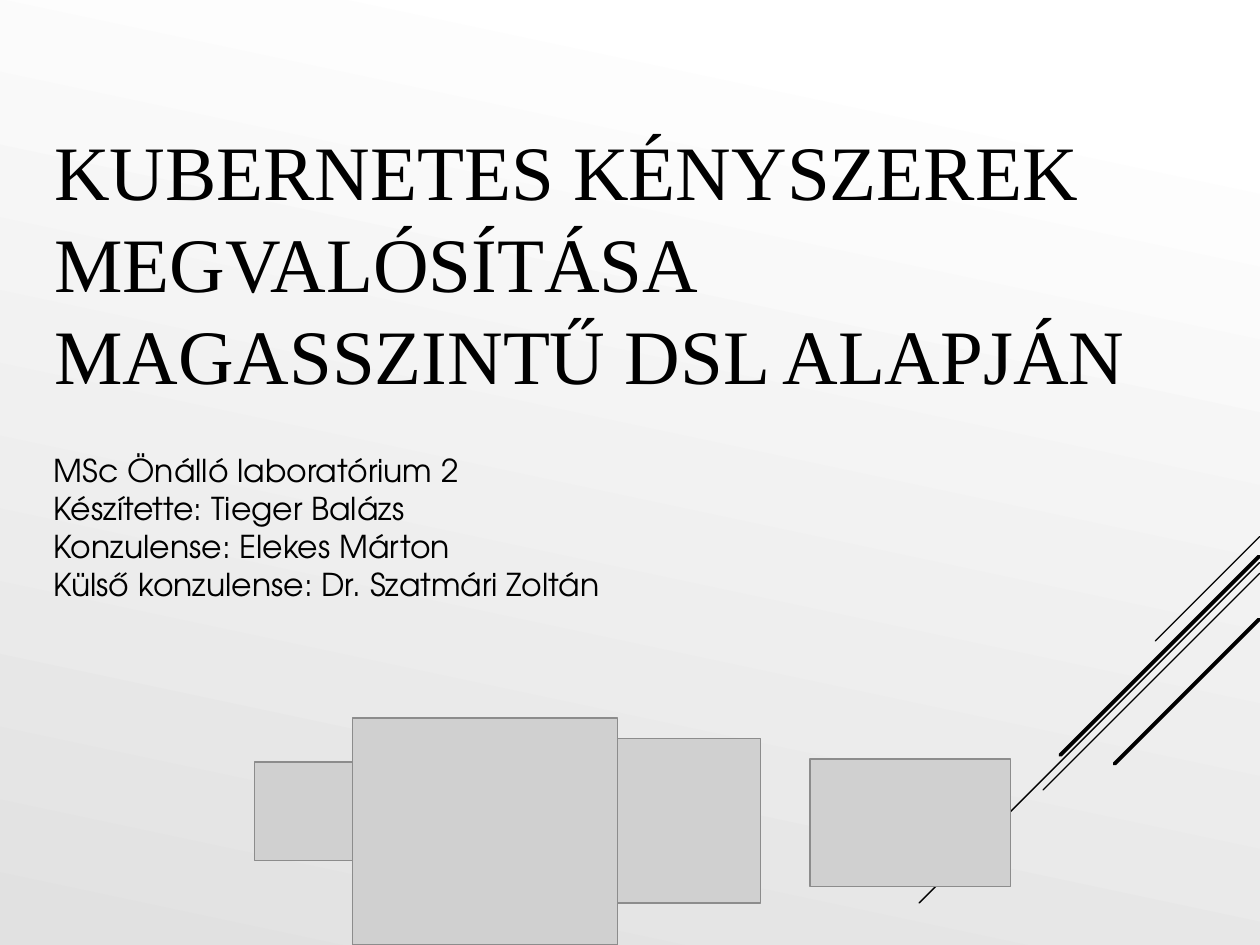
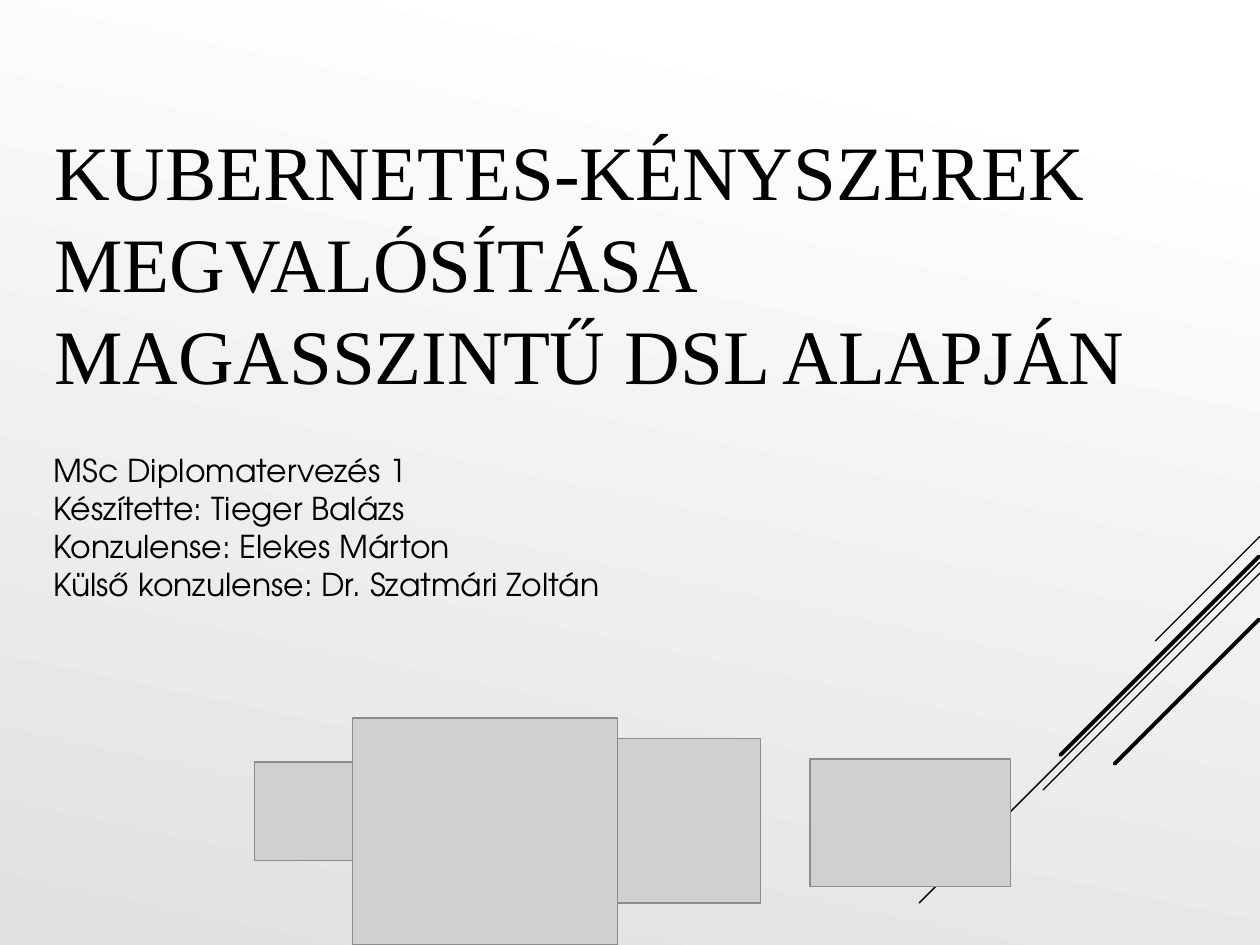
Before and after one commit to Tiegris/KonstrainR, a slide deck: slide 1 of ppt/prezi.pptx. Drawn at 1260x945 pixels with LibreOffice and Linux fonts; fonts in the diff are those of the drawing; grey boxes stand for pictures. Boxes give left, top, right and bottom in pixels: in the first picture for what was removed or moved away, otherwise in the second. Text is boxed around its words. In the diff, an @@ line names an element or a change of style, - is before the commit and + after.

Commit message:
ppt

```diff
--- a/ppt/prezi.pptx
+++ b/ppt/prezi.pptx
@@ title at box(54, 140, 1124, 385): text changed @@
-KUBERNETES KÉNYSZEREK MEGVALÓSÍTÁSA MAGASSZINTŰ DSL ALAPJÁN
+KUBERNETES-KÉNYSZEREK MEGVALÓSÍTÁSA MAGASSZINTŰ DSL ALAPJÁN
@@ text at box(54, 458, 406, 498): text changed @@
-MSc Önálló laboratórium 2
+MSc Diplomatervezés 1
```
Also in this commit, not shown: 2 other slides changed, 14 slides added, 11 slides removed.
